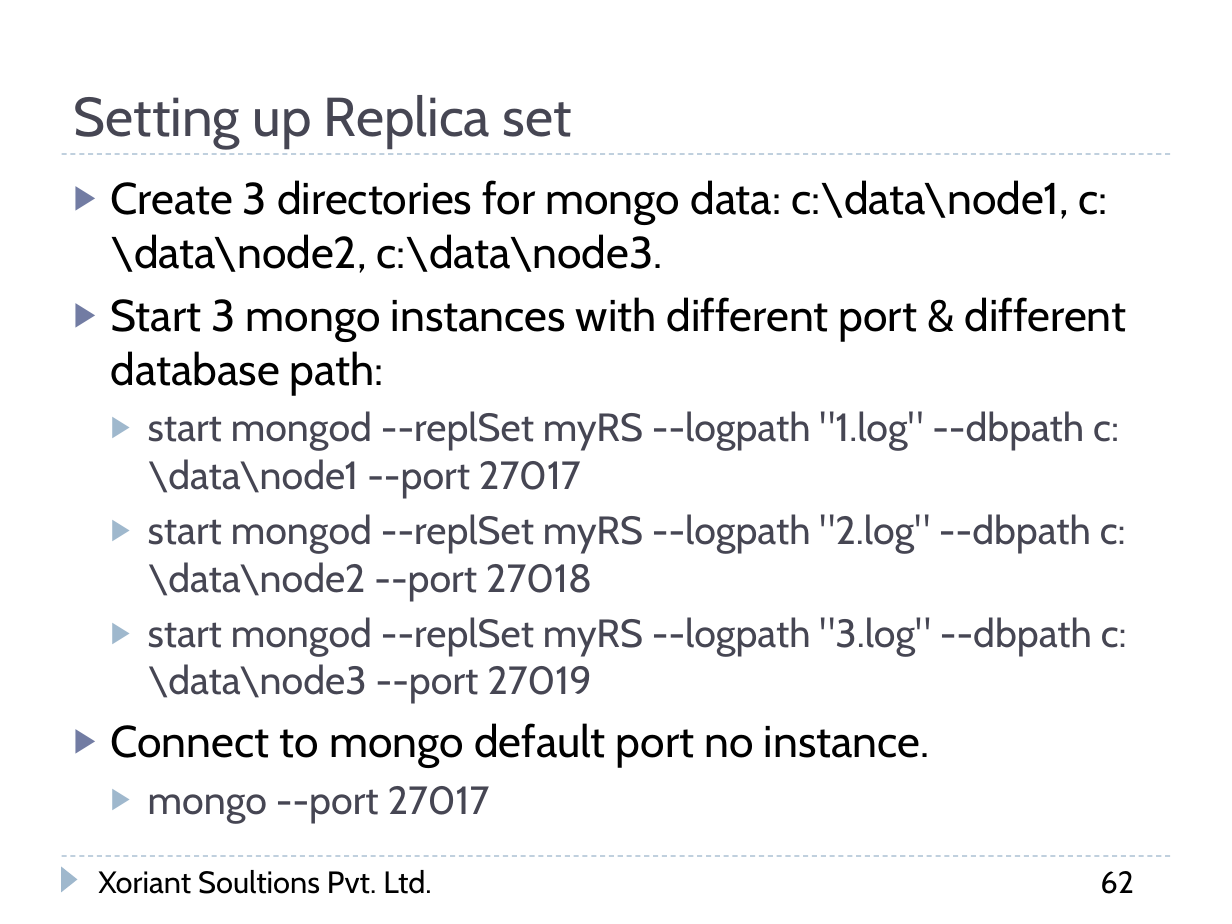
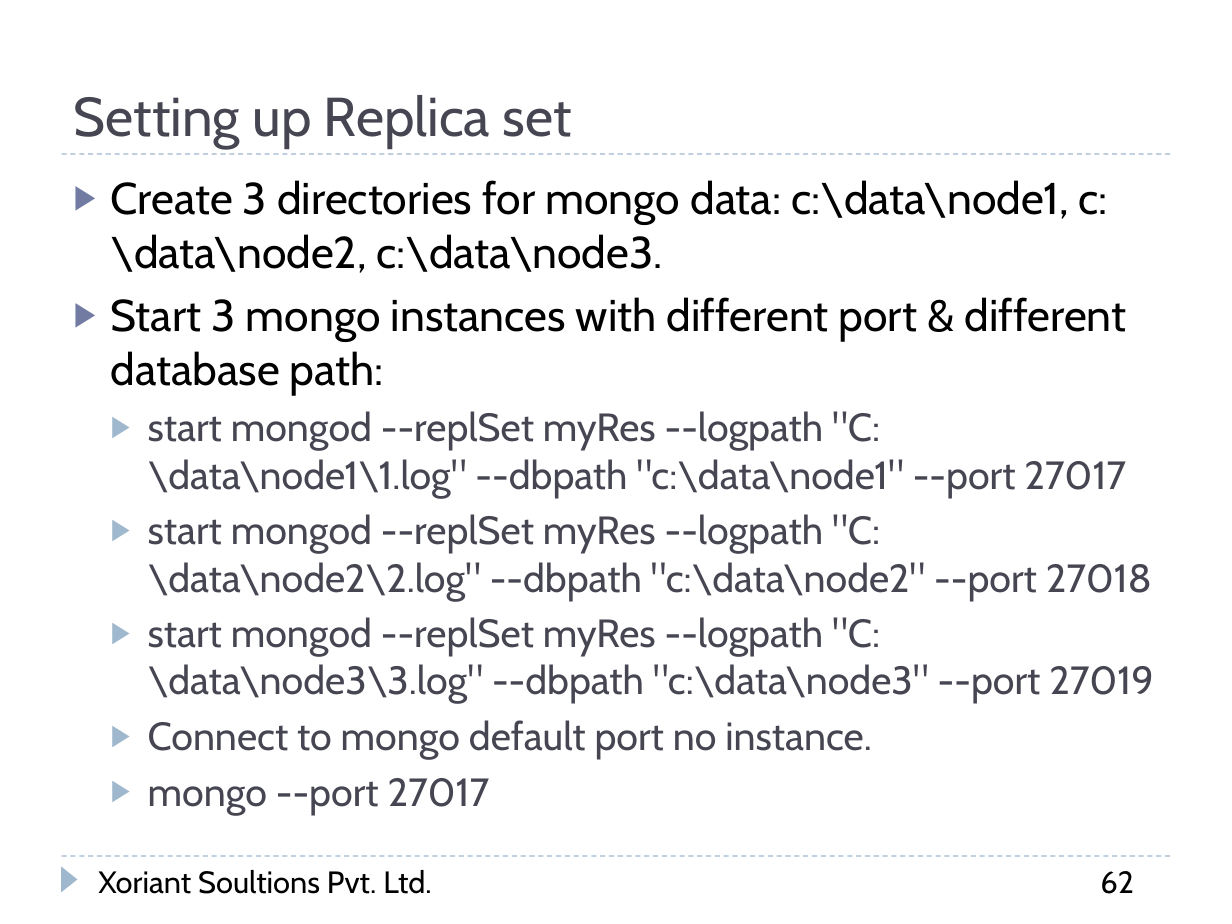
Before and after one commit to Rasika-Deodhar/Xor-Springboard2017-Assignments, a slide deck: slide 62 of MongoDB/MongoDB_Version_3.pptx. Drawn at 1232x924 pixels with LibreOffice and Linux fonts; fonts in the diff are those of the drawing; background and template pictures are left out. Boxes give left, top, right and bottom in pixels: in the first picture for what was removed or moved away, otherwise in the second. Text is boxed around its words. In the diff, an @@ line names an element or a change of style, - is before the commit and + after.

```diff
--- a/MongoDB/MongoDB_Version_3.pptx
+++ b/MongoDB/MongoDB_Version_3.pptx
@@ text at box(148, 411, 1154, 704): text changed @@
-  ▶ start mongod --replSet myRS --logpath "1.log" --dbpath c:\data\node1 --port 27017
-  ▶ start mongod --replSet myRS --logpath "2.log" --dbpath c:\data\node2 --port 27018
-  ▶ start mongod --replSet myRS --logpath "3.log" --dbpath c:\data\node3 --port 27019
+  ▶ start mongod --replSet myRes --logpath "C:\data\node1\1.log" --dbpath "c:\data\node1" --port 27017
+  ▶ start mongod --replSet myRes --logpath "C:\data\node2\2.log" --dbpath "c:\data\node2" --port 27018
+  ▶ start mongod --replSet myRes --logpath "C:\data\node3\3.log" --dbpath "c:\data\node3" --port 27019
@@ text at box(148, 720, 872, 760): size 26 to 23 pt, text colour #000000 to #464653 in "Connect to mongo default port no instance."; list level 1 to 2 in "Connect to mongo default port ..."; bullet colour #727CA3 to #9FB8CD @@
```
Also in this commit, not shown: 2 other slides changed, 13 other files.
